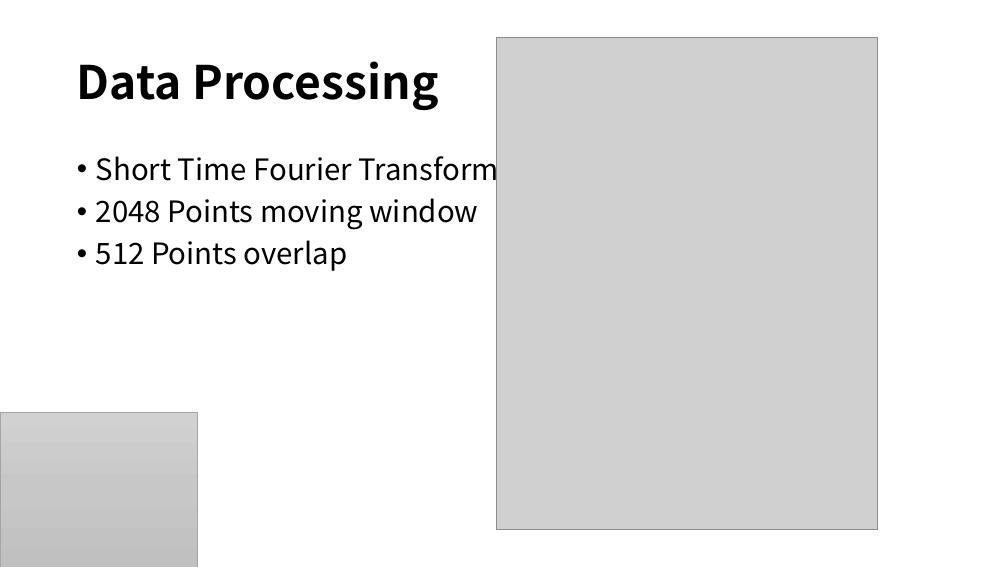
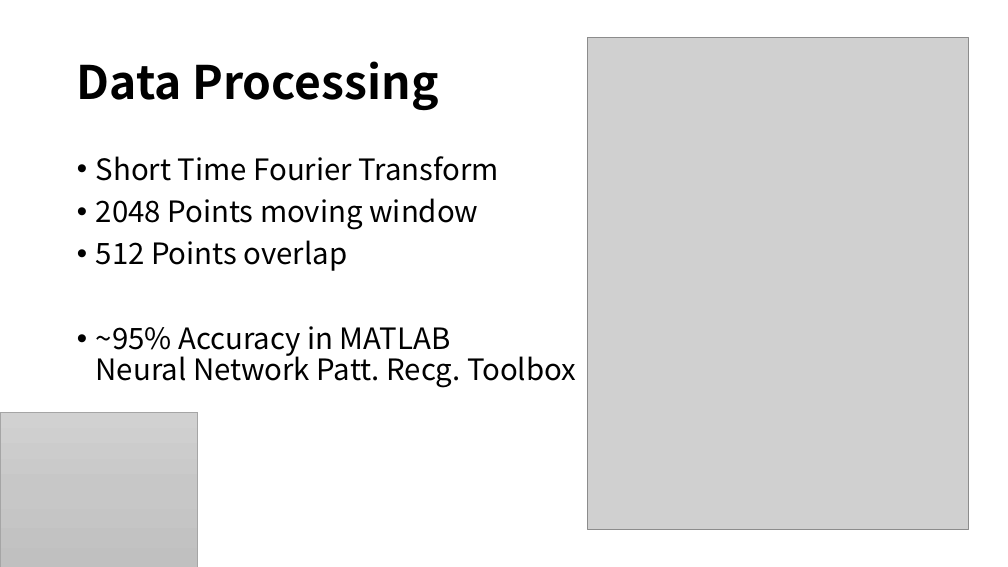
Before and after one commit to shadowdkm/speaker-recognition-ENGR-518, a slide deck: slide 6 of Speaker Recognition.pptx. Drawn at 1008x567 pixels with LibreOffice and Linux fonts; fonts in the diff are those of the drawing; grey boxes stand for pictures; background and template pictures are left out. Boxes give left, top, right and bottom in pixels: in the first picture for what was removed or moved away, otherwise in the second. Text is boxed around its words. In the diff, an @@ line names an element or a change of style, - is before the commit and + after.

```diff
--- a/Speaker Recognition.pptx
+++ b/Speaker Recognition.pptx
@@ picture: place and size @@
-picture at (497, 38, 878, 530)
+picture at (588, 38, 969, 530)
@@ text at (96, 326, 576, 388): paragraph added @@
+• ~95% Accuracy in MATLAB
+  Neural Network Patt. Recg. Toolbox
```
Also in this commit, not shown: 2 other slides changed.
